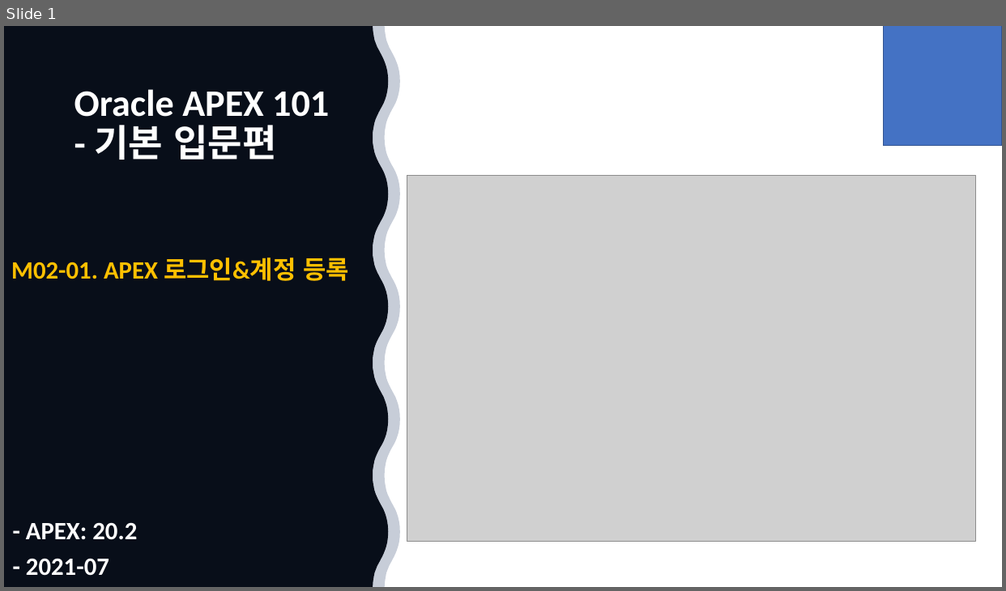
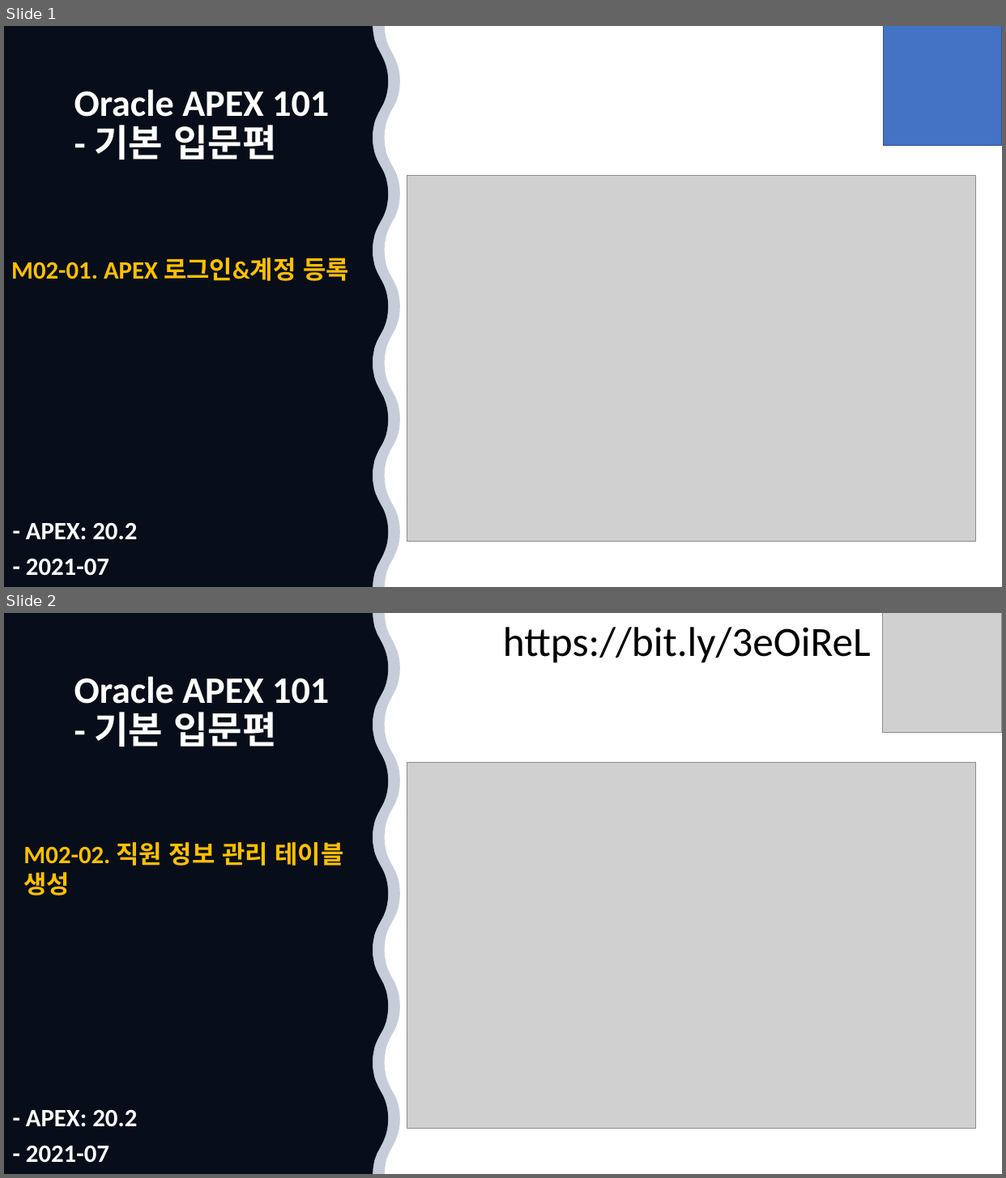
Before and after one commit to taewanmerepo/taewanmerepo.github.io, a slide deck: 2021/07/apex/apex101-base.pptx. Shown one above the other, each under a label of ours: slide 1 before the commit, slides 1 and 2 after it. The pictures are 1006x591 and 1006x1178 pixels, drawn with LibreOffice and Linux fonts; fonts in the diff are those of the drawing; grey boxes stand for pictures. Boxes give left, top, right and bottom in pixels: in the first picture for what was removed or moved away, otherwise in the second. Text is boxed around its words. In the diff, an @@ line names an element or a change of style, - is before the commit and + after.

```diff
--- a/2021/07/apex/apex101-base.pptx
+++ b/2021/07/apex/apex101-base.pptx
@@ slide 2 added at [4,613,1002,1174], background #FFFFFF @@
@@ freeform shape added at [4,613,388,1174], fill #000000 @@
@@ freeform shape added at [4,613,400,1174], fill #203864 at 25% opacity @@
@@ text added at [503,627,871,663], 40 pt, text #000000 @@
+https://bit.ly/3eOiReL
@@ picture added at [883,613,1002,733] @@
@@ rectangle added at [884,613,1002,732], fill #4472C4, outline #325491 1 pt @@
@@ title added at [74,676,329,747], 36 pt, text #FFFFFF, bold @@
+Oracle APEX 101
+- 기본 입문편
@@ picture added at [407,763,976,1129] @@
@@ rectangle added at [67,800,344,1114], fill #4472C4, outline #325491 1 pt @@
@@ text added at [23,842,343,896], 24 pt, text #FFC000, bold @@
+M02-02. 직원 정보 관리 테이블 생성
@@ text added at [26,1110,137,1163], 24 pt, text #FFFFFF, bold @@
+- APEX: 20.2
+- 2021-07
```
Also in this commit, not shown: 4 other slides added, 1 other file.
